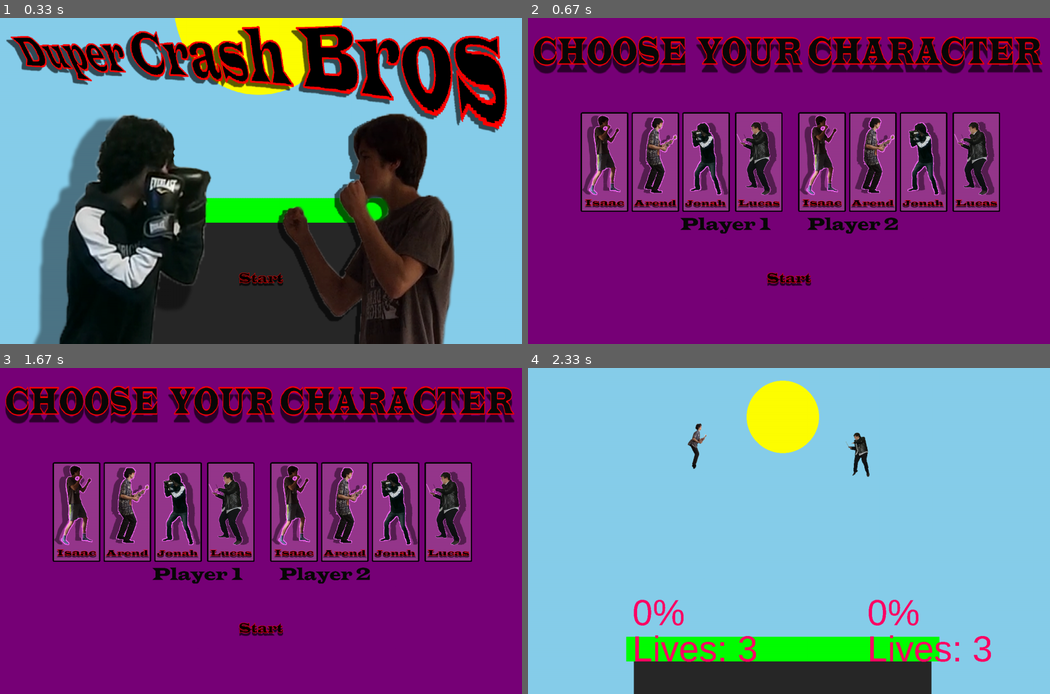
Above: before the commit, frames 1-4 (two rows, left to right).
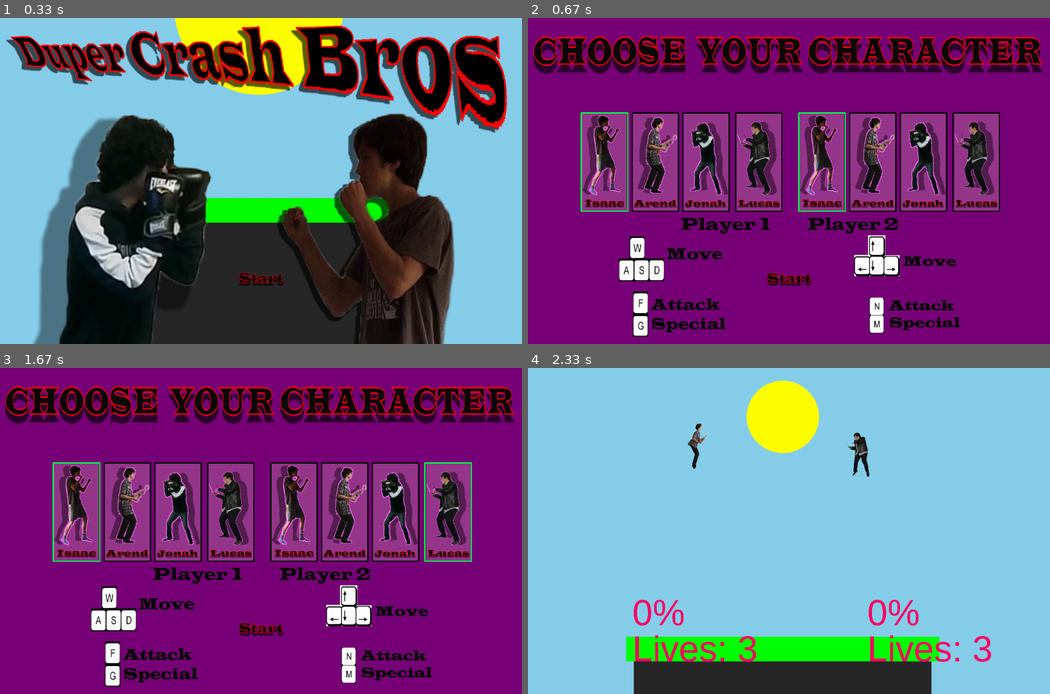
Above: after the commit, the same moments.

Repository: Isaac-Muscat/Pygame-Smash-Bros-Platformer
Game: pygame game, started from src/main.py
Two runs of this game, one before a commit and one after it. Both use one fixed random seed, a clock stepped at 60 frames per second and the inputs below.
Inputs (mouse positions are in pixels of both pictures, inside the frame that each line leads up to):
- Up to frame 1 (0.33 s): no input
- Up to frame 2 (0.67 s): click (789, 278) at 0.38 s
- Up to frame 3 (1.67 s): click (135, 534) at 0.72 s; click (99, 482) at 1.05 s; click (448, 511) at 1.38 s
- Up to frame 4 (2.33 s): click (663, 465) at 1.72 s; click (762, 615) at 2.05 s

Frame 1 is identical in both runs. In frame 2, 4.4% of the frame differs, in the area x 10-83%, y 28-98%; in frame 3, 4.3%; in frame 4, nothing differs.

Commit message:
Added highlights and controls diagram in the character select screen

Diff:
--- a/src/scenes.py
+++ b/src/scenes.py
@@ -81,10 +81,19 @@
         self.pl1 = pygame.transform.scale(self.pl1, (250, 45))
         self.pl2 = pygame.image.load("gameobjects/players/sprites/Menus/CharSel/Player 2 .png")
         self.pl2 = pygame.transform.scale(self.pl2, (250, 45))
+        self.highlight = pygame.image.load("gameobjects/players/sprites/Menus/CharSel/highlight.png")
+        self.highlight = pygame.transform.scale(self.highlight, (550-418, 530-255))
+        self.h1coords = (145, 260)
+        self.h2coords = (745, 260)
+        self.p1controls = pygame.image.load("gameobjects/players/sprites/Menus/CharSel/p1controls.png")
+        self.p1controls = pygame.transform.scale(self.p1controls, (300, 300))
+        self.p2controls = pygame.image.load("gameobjects/players/sprites/Menus/CharSel/p2controls.png")
+        self.p2controls = pygame.transform.scale(self.p2controls, (300, 300))
         self.box1 = BoxCollider2(s.h_s_s[0] - int((s.s_s[0]) / 16),  # x1
                                  int(s.h_s_s[1] * 1.5),  # y1
                                  s.h_s_s[0] - int((s.s_s[0]) / 16) + int((s.s_s[0]) / 8),  # x2
                                  int(s.h_s_s[1] * 1.5) + int((s.s_s[1]) / 10))  # y2
+
 
         # Hitboxes for each character selector
         self.iBox1 = BoxCollider2(145, 270, 275, 530) # Player 1
@@ -107,21 +116,29 @@
                     self.switch_to_scene(GameScene())
                 elif self.iBox1.point_has_collided(x, y):
                     p1 = 1
+                    self.h1coords = (145, 260)
                 elif self.aBox1.point_has_collided(x, y):
                     p1 = 2
+                    self.h1coords = (285, 260)
                 elif self.jBox1.point_has_collided(x, y):
                     p1 = 3
+                    self.h1coords = (425, 260)
                 elif self.lBox1.point_has_collided(x, y):
                     p1 = 4
+                    self.h1coords = (570, 260)
 
                 elif self.iBox2.point_has_collided(x, y):
                     p2 = 1
+                    self.h2coords = (745, 260)
                 elif self.aBox2.point_has_collided(x, y):
                     p2 = 2
+                    self.h2coords = (885, 260)
                 elif self.jBox2.point_has_collided(x, y):
                     p2 = 3
+                    self.h2coords = (1024, 260)
                 elif self.lBox2.point_has_collided(x, y):
                     p2 = 4
+                    self.h2coords = (1170, 260)
 
     def update(self, clock):
         pass
@@ -136,6 +153,10 @@
         screen.blit(self.choose, (0, 0))
         screen.blit(self.pl1, ((s.h_s_s[0] - 300), (s.h_s_s[1] + 100)))
         screen.blit(self.pl2, ((s.h_s_s[0] + 50), (s.h_s_s[1] + 100)))
+        screen.blit(self.highlight, self.h1coords)
+        screen.blit(self.highlight, self.h2coords)
+        screen.blit(self.p1controls, (250, 600))
+        screen.blit(self.p2controls, (900, 600))
 
 class GameScene(Scene):
 
Binary file added: src/gameobjects/players/sprites/Menus/CharSel/highlight.png
Binary file added: src/gameobjects/players/sprites/Menus/CharSel/p1controls.png
Binary file added: src/gameobjects/players/sprites/Menus/CharSel/p2controls.png
